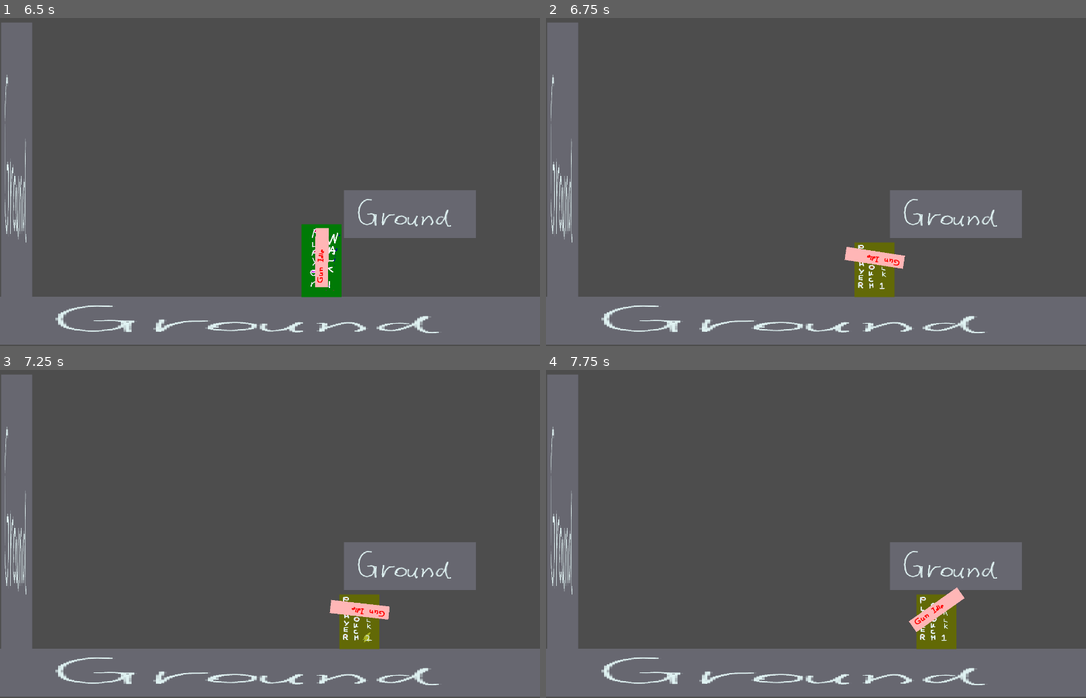
Above: before the commit, frames 1-4 (two rows, left to right).
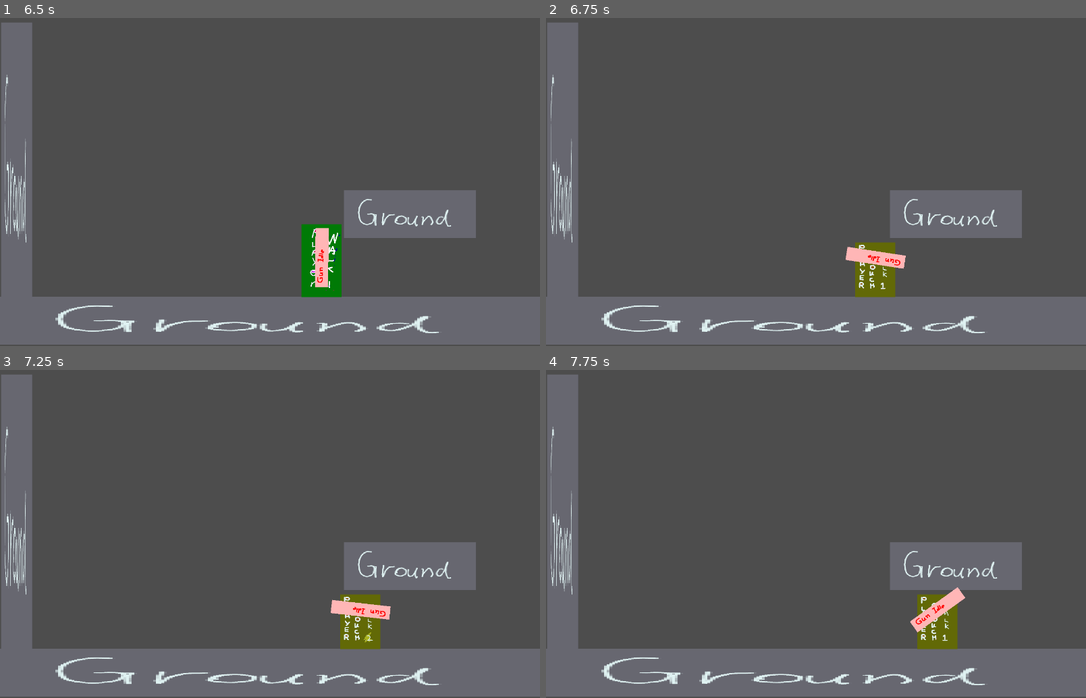
Above: after the commit, the same moments.

Repository: haruo-gabriel/portal2d
Game: Godot game, scene res://Scenes/Main/main.tscn
The game is run twice, just before and just after one commit, with the same random seed, the same clock (stepped at 60 frames per second) and the same inputs.
Inputs (mouse positions are in pixels of both pictures, inside the frame that each line leads up to):
- Up to frame 1 (6.5 s): move the mouse to (243, 244) at 0.52 s; hold Shift (crouch) 0.53-1.28 s; hold D (move_right) 0.53-2.03 s; tap Space (jump) at 0.77, 1.52, 3.02, 3.77, 4.52, 6.02 s; move the mouse to (432, 227) at 1.27 s; tap Shift (crouch) every 1.5 s from 1.35 to 5.85 s; move the mouse to (108, 126) at 2.02 s; hold Shift (crouch) 2.03-2.78 s; hold A (move_left) 2.03-4.28 s; move the mouse to (297, 178) at 2.77 s; move the mouse to (189, 93) at 3.52 s; hold Shift (crouch) 3.53-4.28 s; move the mouse to (388, 159) at 4.27 s; hold D (move_right) from 4.28 s (still down); move the mouse to (162, 195) at 5.02 s; hold Shift (crouch) 5.03-5.78 s; move the mouse to (324, 103) at 5.77 s
- Up to frame 2 (6.75 s): keep holding D (move_right); move the mouse to (789, 244) at 6.52 s; hold Shift (crouch) from 6.53 s (still down)
- Up to frame 3 (7.25 s): keep holding D (move_right); keep holding Shift (crouch); tap Space (jump) at 6.77 s
- Up to frame 4 (7.75 s): keep holding D (move_right); move the mouse to (978, 579) at 7.27 s; release Shift (crouch) at 7.28 s; tap Shift (crouch) at 7.35 s; tap Space (jump) at 7.52 s

Frame 1 is identical in both runs. In frame 2, 0.3% of the frame differs, in the area x 55-67%, y 68-86%; in frame 3, 0.3%; in frame 4, 0.3%, in the area x 67-78%, y 66-86%.

Commit message:
Adding collision detection for crouching
Not the case at the moment, but if the player hitbox when crouched exceeds the uncrouched in some way, this will ensure no problems occour

Diff:
--- a/godot project/Scenes/Player/Scripts/player.gd
+++ b/godot project/Scenes/Player/Scripts/player.gd
@@ -31,8 +31,14 @@
 	main_hitbox.disabled = to_crouch
 	crouched_hitbox.disabled =  not to_crouch
 
+	stats.is_crouching = to_crouch
+
 func crouch() -> void:
-	stats.is_crouching = true
+
+	toggle_hitbox(true)
+
+	if move_and_collide(Vector2.ZERO, true):
+		toggle_hitbox(false)
 
 func uncrouch() -> void:
 
@@ -40,9 +46,8 @@
 
 	# We want it to not collide with anything when undoing the hitbox change
 	if move_and_collide(Vector2.ZERO, true):
-		return toggle_hitbox(true)
+		toggle_hitbox(true)
 
-	stats.is_crouching = false
 
 func jump() -> void:
 
